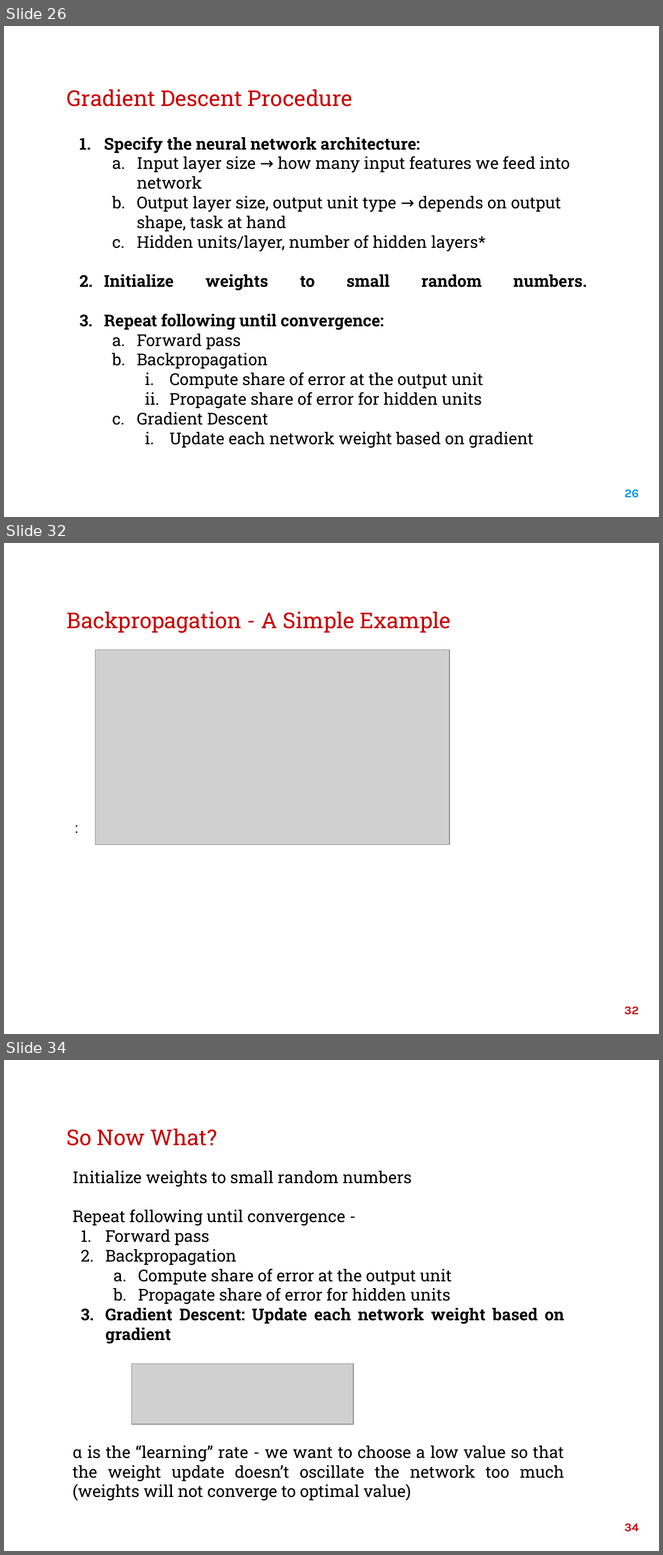
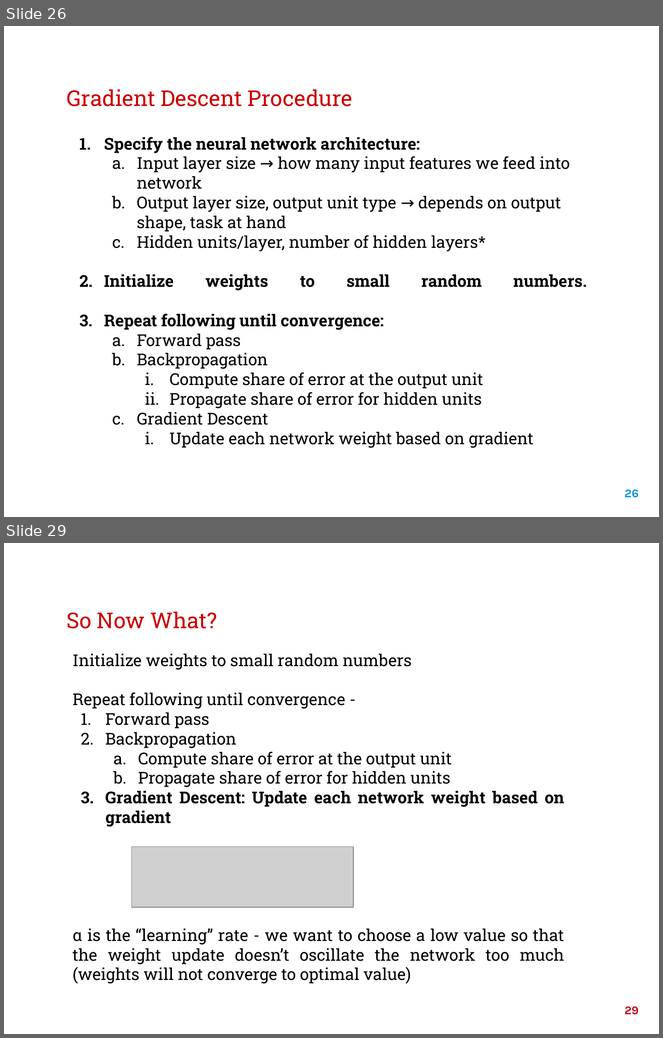
Before and after one commit to McGillAISociety/TechX, a slide deck: Lectures/Lecture7/Lecture 7_ Feedforward Neural Networks.pptx. Shown one above the other, each under a label of ours: slides 26, 32 and 34 before the commit, slides 26 and 29 after it; the slides between them are not shown. The pictures are 663x1555 and 663x1038 pixels, drawn with LibreOffice and Linux fonts; fonts in the diff are those of the drawing; grey boxes stand for pictures; background and template pictures are left out. Boxes give left, top, right and bottom in pixels: in the first picture for what was removed or moved away, otherwise in the second. Text is boxed around its words. In the diff, an @@ line names an element or a change of style, - is before the commit and + after.

```diff
--- a/Lectures/Lecture7/Lecture 7_ Feedforward Neural Networks.pptx
+++ b/Lectures/Lecture7/Lecture 7_ Feedforward Neural Networks.pptx
@@ slide 32 removed at [4, 543, 659, 1034], background picture (left out) @@
@@ title removed at [67, 612, 451, 633] @@
-Backpropagation - A Simple Example
@@ picture removed at [95, 650, 450, 845] @@
@@ text removed at [68, 812, 533, 850] @@
-:
@@ page number removed at [624, 1007, 639, 1015] @@
-32
@@ what was slide 34 is now slide 29 @@
@@ page number at [625, 1007, 639, 1015]: text changed @@
-34
+29
```
Also in this commit, not shown: 3 slides changed, 5 other slides removed.
